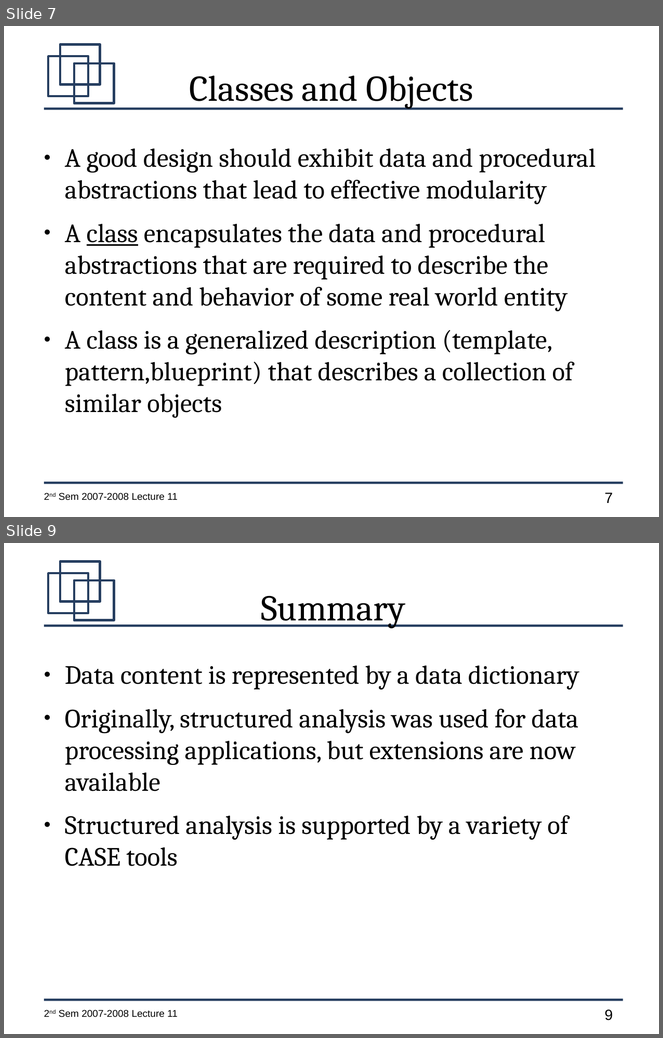
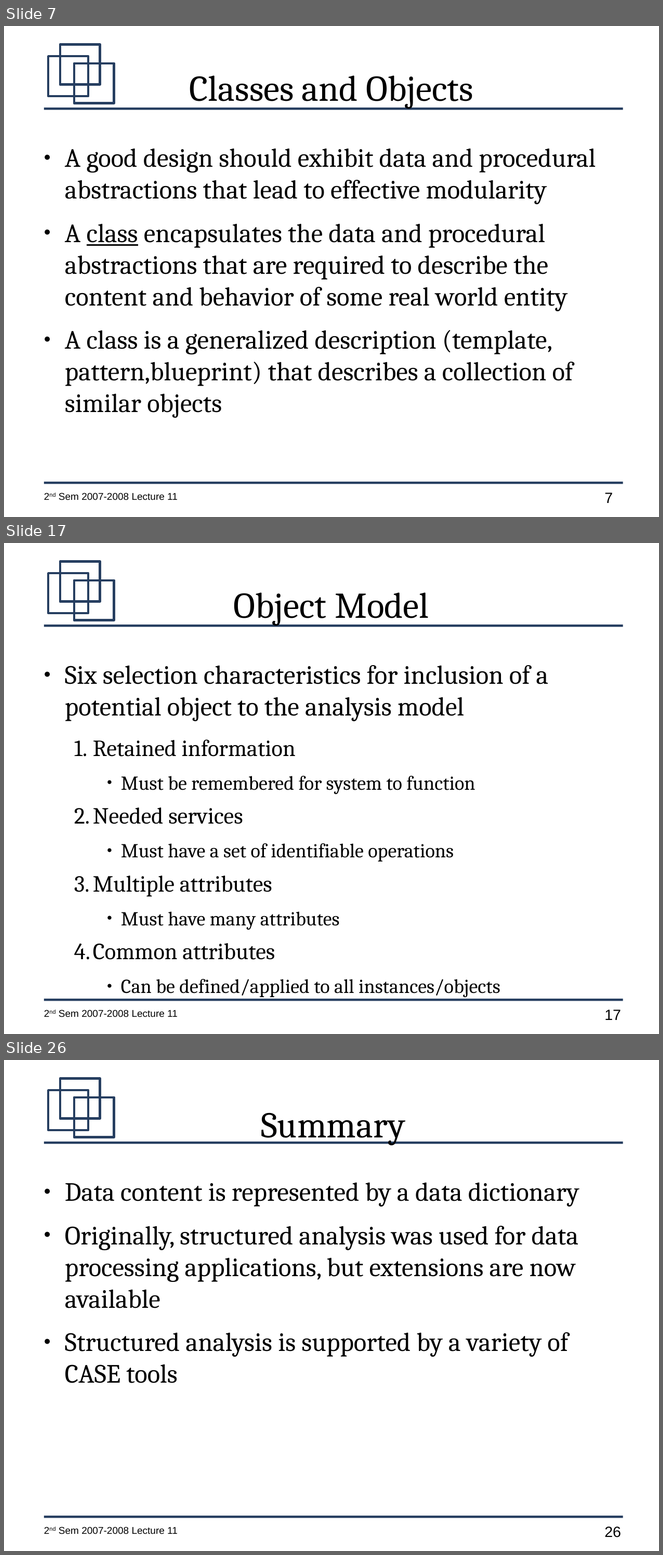
Before and after one commit to jachermocilla/jach-homepage, a slide deck: CMSC128-2nd-Sem-2007-L11.odp. Shown one above the other, each under a label of ours: slides 7 and 9 before the commit, slides 7, 17 and 26 after it; the slides between them are not shown. The pictures are 663x1038 and 663x1555 pixels, drawn with LibreOffice and Linux fonts; fonts in the diff are those of the drawing. Boxes give left, top, right and bottom in pixels: in the first picture for what was removed or moved away, otherwise in the second. Text is boxed around its words. In the diff, an @@ line names an element or a change of style, - is before the commit and + after.

```diff
--- a/CMSC128-2nd-Sem-2007-L11.odp
+++ b/CMSC128-2nd-Sem-2007-L11.odp
@@ slide 17 added at (4, 543, 659, 1034), background #FFFFFF; not listed: 7 template elements that a slide beside it also shows @@
@@ title added at (234, 592, 429, 626), 44 pt, text #000000 @@
+Object Model
@@ text added at (65, 665, 548, 998), 24 pt, text #000000 @@
+● Six selection characteristics for inclusion of a potential object to the analysis model
+  1. Retained information
+    ● Must be remembered for system to function
+  2. Needed services
+    ● Must have a set of identifiable operations
+  3. Multiple attributes
+    ● Must have many attributes
+  4. Common attributes
+    ● Can be defined/applied to all instances/objects
@@ what was slide 9 is now slide 26 @@
@@ page number at (605, 1527, 621, 1538): text changed @@
-9
+26
```
Also in this commit, not shown: 17 other slides added, 1 slide removed.
